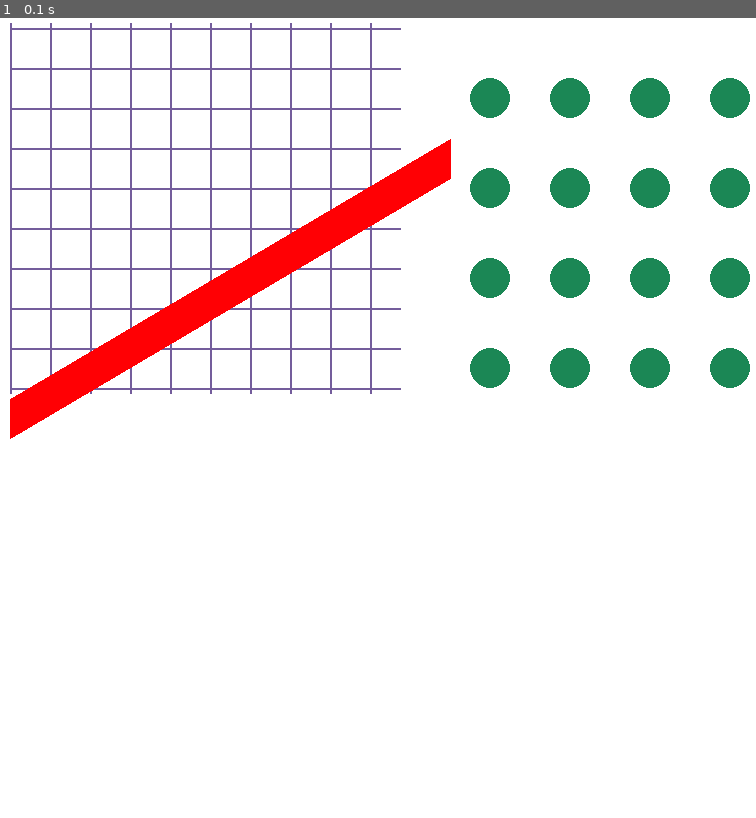
Above: before the commit, frame 1.
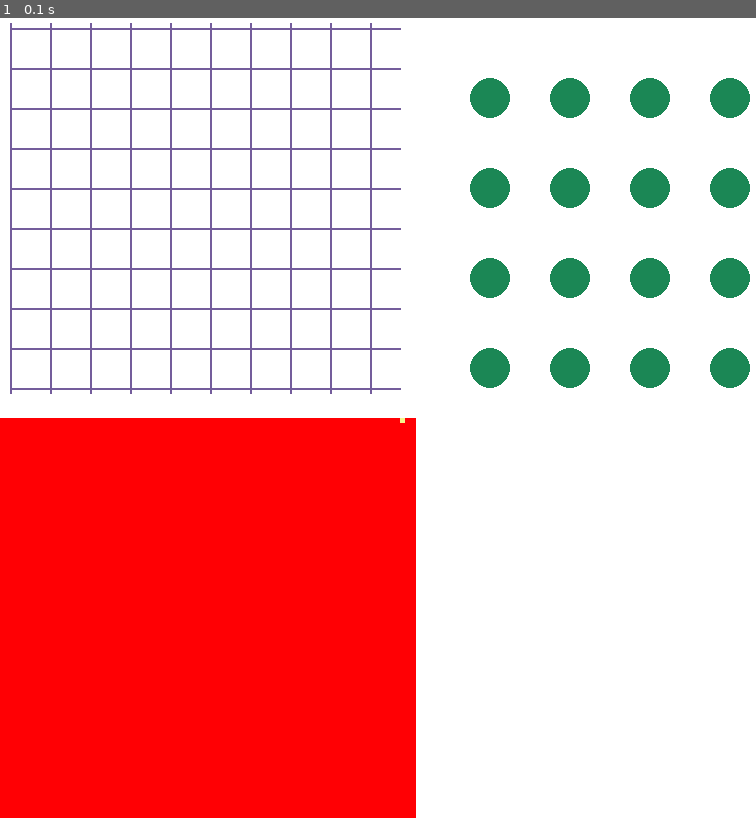
Above: after the commit, the same moment.

Repository: STE-Technology/2-10-pygame-patterns-RibbonEyes1
Game: pygame game, started from patterns.py
Two runs of this game, one before a commit and one after it. Both use one fixed random seed, a clock stepped at 60 frames per second and the inputs below.
Inputs:
- Up to frame 1 (0.1 s): no input

The runs differ from the first frame. In frame 1, 30% of the frame differs, in the area x 0-60%, y 15-100%.

Commit message:
Unfinished

Diff:
--- a/patterns.py
+++ b/patterns.py
@@ -48,8 +48,16 @@
     for horizon in range(10,401,40):
         pygame.draw.line(screen,PURPLE,(horizon,375),(horizon,5),width=2)
 
+    #NOT WORKING
+    for line in range(10,401,30):
+         red=255
+         pygame.draw.line(screen,(red,0,4),(line,400),(line,800),width=30)
+         red=red-30
 
-    pygame.draw.line(screen,(255,0,4),(10,400),(450,140),width=40)
+    colour=random.randint(0, 255),random.randint(0, 255), random.randint(0, 255)
+    for x in range(400,800,1):
+        pygame.draw.rect(screen, colour, (400, 400, 5, 5))
+
 
     # --(leave below)--------------------------------------------------------
 
